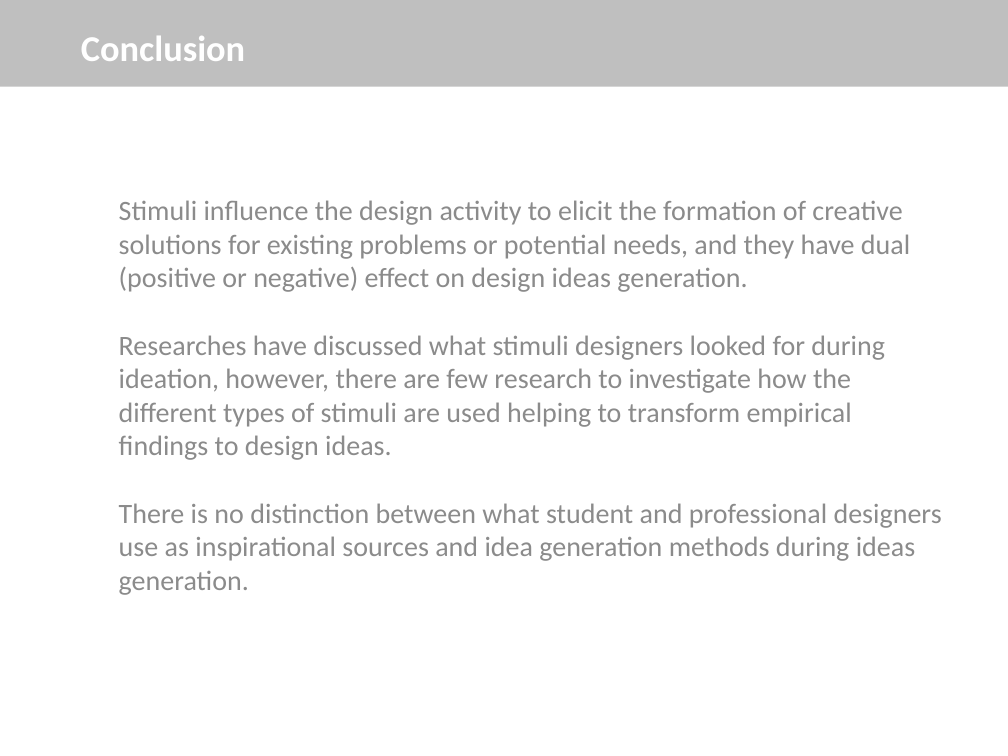
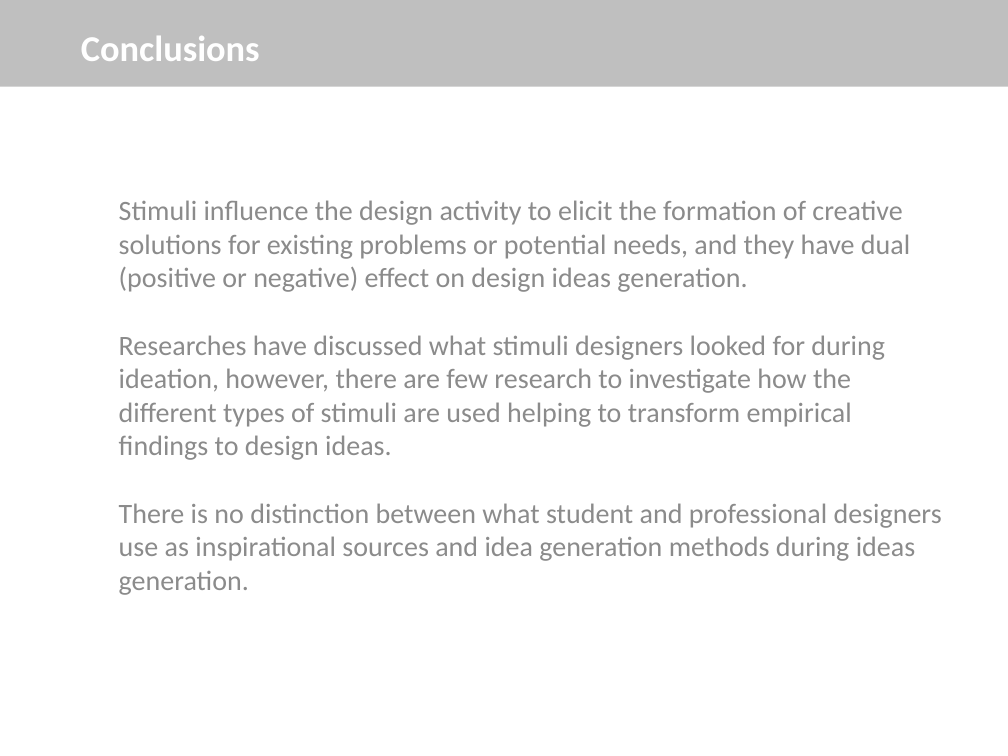
Before and after one commit to sunyingFUBerlin/PPT-for-IFKAD, a slide deck: slide 15 of ResearchProposal.pptx (slide 19 before the commit). Drawn at 1008x756 pixels with LibreOffice and Linux fonts; fonts in the diff are those of the drawing. Boxes give left, top, right and bottom in pixels: in the first picture for what was removed or moved away, otherwise in the second. Text is boxed around its words. In the diff, an @@ line names an element or a change of style, - is before the commit and + after.

```diff
--- a/ResearchProposal.pptx
+++ b/ResearchProposal.pptx
@@ text at (81, 36, 260, 61): text changed @@
-Conclusion
+Conclusions
```
Also in this commit, not shown: 6 other slides changed, 1 slide removed.
